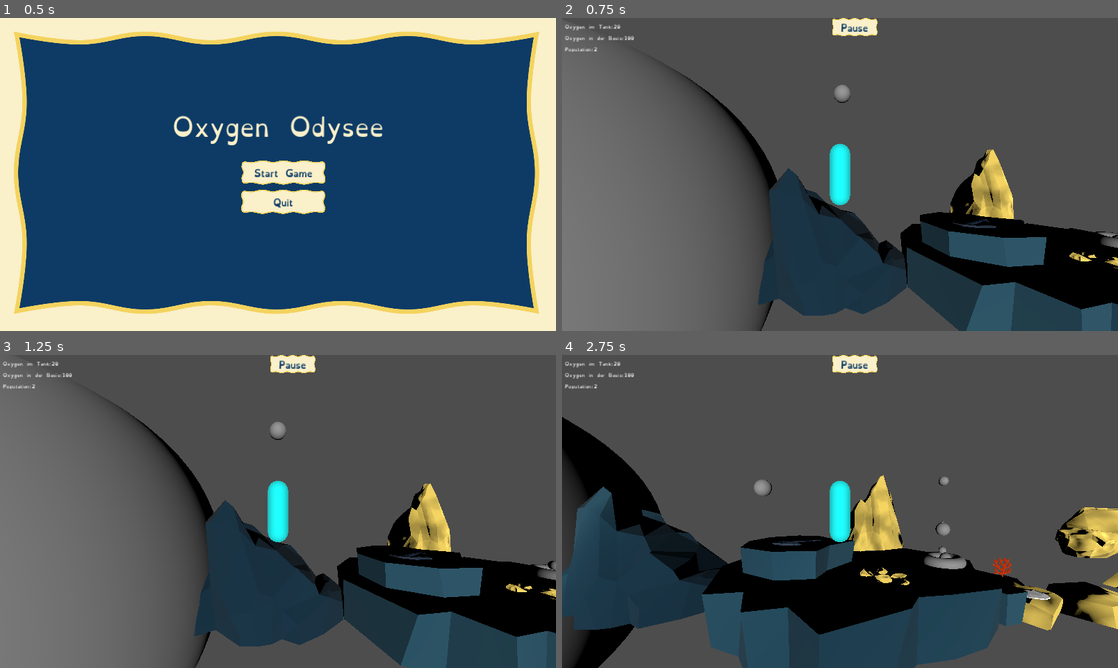
Above: before the commit, frames 1-4 (two rows, left to right).
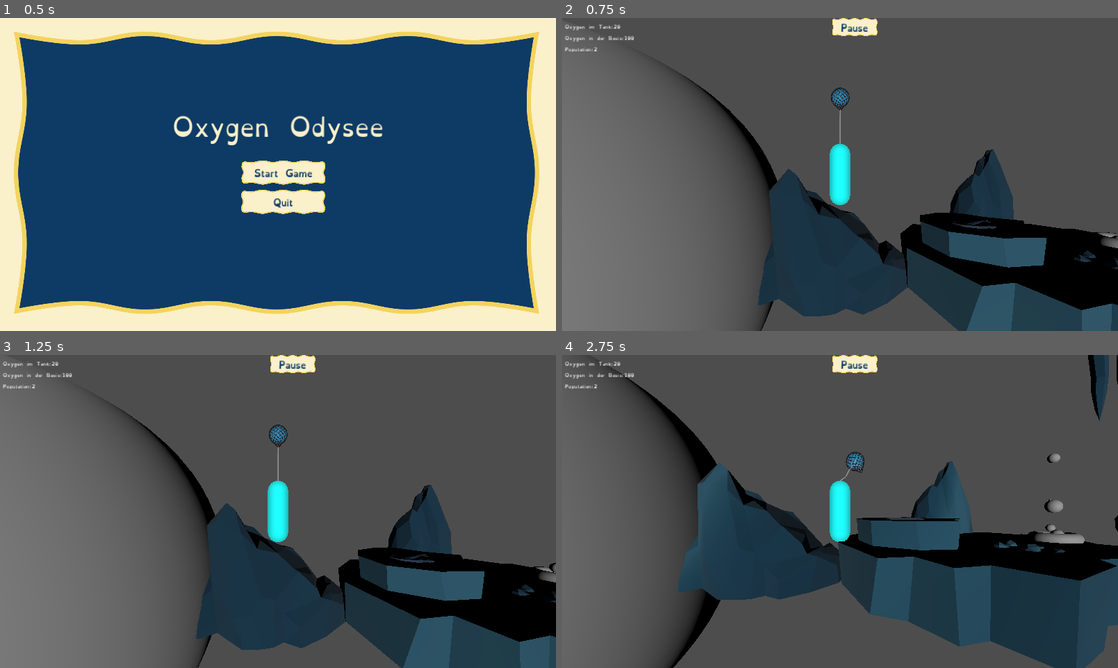
Above: after the commit, the same moments.

Repository: bastifpv/GGJ25
Game: Godot game, scene res://scenes/menu.tscn
Two runs of this game, one before a commit and one after it. Both use one fixed random seed, a clock stepped at 60 frames per second and the inputs below.
Inputs:
- Up to frame 1 (0.5 s): no input
- Up to frame 2 (0.75 s): click "Start Game" at 0.5 s
- Up to frame 3 (1.25 s): no input
- Up to frame 4 (2.75 s): hold D (right) 1.28-2.03 s; hold S (down) from 2.03 s (still down)

Frame 1 is identical in both runs. In frame 2, 2.3% of the frame differs, in the area x 20-100%, y 16-100%; in frame 3, 4.4%; in frame 4, 49%, in the area x 0-100%, y 0-100%.

Commit message:
Rope again, Rocks tomorrow

Diff:
--- a/scenes/gamePause.tscn
+++ b/scenes/gamePause.tscn
@@ -1,6 +1,6 @@
 [gd_scene load_steps=5 format=3 uid="uid://d0qpj6ojdbngd"]
 
-[ext_resource type="Script" path="res://scenes/pauseController.gd" id="1_81tvd"]
+[ext_resource type="Script" path="res://scripts/pauseController.gd" id="1_81tvd"]
 [ext_resource type="Texture2D" uid="uid://bmrw1lgx5mp1j" path="res://materials/png/pause_background.png" id="2_ul577"]
 [ext_resource type="Theme" uid="uid://boiyof61hkrhc" path="res://materials/theme/theme.tres" id="3_0xih4"]
 
--- a/scenes/prefabs/rocks/rock-sharp.tscn
+++ b/scenes/prefabs/rocks/rock-sharp.tscn
@@ -1,6 +1,6 @@
 [gd_scene load_steps=7 format=4 uid="uid://cco1mn7jqd3tt"]
 
-[ext_resource type="Material" uid="uid://dsiml7ngerpa3" path="res://materials/sandstone.tres" id="1_obyyd"]
+[ext_resource type="Material" uid="uid://csjfks646ksme" path="res://materials/caustic_rocks.tres" id="1_yp71p"]
 
 [sub_resource type="StandardMaterial3D" id="StandardMaterial3D_tkb36"]
 resource_name = "LOWPOLY-COLORS"
@@ -50,7 +50,7 @@
 transform = Transform3D(-4.37114e-08, 0, -1, 0, 1, 0, 1, 0, -4.37114e-08, 0, 0, 0)
 
 [node name="rock-sharp" type="MeshInstance3D" parent="."]
-material_override = ExtResource("1_obyyd")
+material_override = ExtResource("1_yp71p")
 mesh = SubResource("ArrayMesh_hwxa8")
 skeleton = NodePath("")
 
--- a/scenes/prefabs/rocks/rocks-small.tscn
+++ b/scenes/prefabs/rocks/rocks-small.tscn
@@ -1,6 +1,6 @@
 [gd_scene load_steps=5 format=4 uid="uid://cl7aov3gwfnso"]
 
-[ext_resource type="Material" uid="uid://dsiml7ngerpa3" path="res://materials/sandstone.tres" id="1_7tog8"]
+[ext_resource type="Material" uid="uid://csjfks646ksme" path="res://materials/caustic_rocks.tres" id="1_x8suc"]
 
 [sub_resource type="StandardMaterial3D" id="StandardMaterial3D_k1rs3"]
 resource_name = "LOWPOLY-COLORS"
@@ -43,6 +43,6 @@
 [node name="rocks-small" type="Node3D"]
 
 [node name="rocks-small" type="MeshInstance3D" parent="."]
-material_override = ExtResource("1_7tog8")
+material_override = ExtResource("1_x8suc")
 mesh = SubResource("ArrayMesh_cfhg2")
 skeleton = NodePath("")
--- a/scenes/prefabs/rocks/stalags.tscn
+++ b/scenes/prefabs/rocks/stalags.tscn
@@ -1,6 +1,6 @@
 [gd_scene load_steps=7 format=4 uid="uid://bgqk81xt23ewx"]
 
-[ext_resource type="Material" uid="uid://dsiml7ngerpa3" path="res://materials/sandstone.tres" id="1_7k0xs"]
+[ext_resource type="Material" uid="uid://csjfks646ksme" path="res://materials/caustic_rocks.tres" id="1_g5dp3"]
 
 [sub_resource type="StandardMaterial3D" id="StandardMaterial3D_0503c"]
 resource_name = "LOWPOLY-COLORS"
@@ -52,7 +52,7 @@
 [node name="stalags" type="StaticBody3D"]
 
 [node name="stalags" type="MeshInstance3D" parent="."]
-material_override = ExtResource("1_7k0xs")
+material_override = ExtResource("1_g5dp3")
 mesh = SubResource("ArrayMesh_hswo5")
 skeleton = NodePath("")
 
--- a/scenes/prefabs/rocks/stone-big-tall.tscn
+++ b/scenes/prefabs/rocks/stone-big-tall.tscn
@@ -1,11 +1,10 @@
 [gd_scene load_steps=8 format=4 uid="uid://0n2qiyv0r61"]
 
-[ext_resource type="Material" uid="uid://dsiml7ngerpa3" path="res://materials/sandstone.tres" id="1_dxmne"]
+[ext_resource type="Material" uid="uid://csjfks646ksme" path="res://materials/caustic_rocks.tres" id="1_lwutu"]
 
 [sub_resource type="StandardMaterial3D" id="StandardMaterial3D_huhyl"]
 resource_name = "LOWPOLY-COLORS"
 vertex_color_use_as_albedo = true
-albedo_color = Color(1, 1, 1, 1)
 emission_enabled = true
 
 [sub_resource type="ArrayMesh" id="ArrayMesh_2igpo"]
@@ -57,7 +56,7 @@
 transform = Transform3D(0.992546, 0, -0.121869, 0, 1, 0, 0.121869, 0, 0.992546, 0, 0, 0)
 
 [node name="stone-big-tall" type="MeshInstance3D" parent="."]
-material_override = ExtResource("1_dxmne")
+material_override = ExtResource("1_lwutu")
 mesh = SubResource("ArrayMesh_nblek")
 skeleton = NodePath("")
 
--- a/scenes/prefabs/rocks/stone-big.tscn
+++ b/scenes/prefabs/rocks/stone-big.tscn
@@ -1,11 +1,10 @@
 [gd_scene load_steps=6 format=4 uid="uid://by5uso73huqbn"]
 
-[ext_resource type="Material" uid="uid://dsiml7ngerpa3" path="res://materials/sandstone.tres" id="1_i7ki2"]
+[ext_resource type="Material" uid="uid://csjfks646ksme" path="res://materials/caustic_rocks.tres" id="1_3hm12"]
 
 [sub_resource type="StandardMaterial3D" id="StandardMaterial3D_g08x5"]
 resource_name = "LOWPOLY-COLORS"
 vertex_color_use_as_albedo = true
-albedo_color = Color(1, 1, 1, 1)
 emission_enabled = true
 
 [sub_resource type="ArrayMesh" id="ArrayMesh_yc01u"]
@@ -48,7 +47,7 @@
 [node name="stone-big" type="StaticBody3D"]
 
 [node name="stone-big" type="MeshInstance3D" parent="."]
-material_override = ExtResource("1_i7ki2")
+material_override = ExtResource("1_3hm12")
 mesh = SubResource("ArrayMesh_jlytd")
 skeleton = NodePath("")
 
--- a/scenes/prefabs/rocks/stone-diamond.tscn
+++ b/scenes/prefabs/rocks/stone-diamond.tscn
@@ -1,6 +1,6 @@
 [gd_scene load_steps=6 format=4 uid="uid://cn7axt50y73oj"]
 
-[ext_resource type="Material" uid="uid://dsiml7ngerpa3" path="res://materials/sandstone.tres" id="1_wvkip"]
+[ext_resource type="Material" uid="uid://csjfks646ksme" path="res://materials/caustic_rocks.tres" id="1_wyrfk"]
 
 [sub_resource type="StandardMaterial3D" id="StandardMaterial3D_w8adq"]
 resource_name = "LOWPOLY-COLORS"
@@ -48,7 +48,7 @@
 [node name="stone-diamond" type="StaticBody3D"]
 
 [node name="stone-diamond" type="MeshInstance3D" parent="."]
-material_override = ExtResource("1_wvkip")
+material_override = ExtResource("1_wyrfk")
 mesh = SubResource("ArrayMesh_kgtlo")
 skeleton = NodePath("")
 
--- a/scenes/prefabs/rocks/stone-flat.tscn
+++ b/scenes/prefabs/rocks/stone-flat.tscn
@@ -1,6 +1,6 @@
 [gd_scene load_steps=6 format=4 uid="uid://c4b3xfea66s5p"]
 
-[ext_resource type="Material" uid="uid://dsiml7ngerpa3" path="res://materials/sandstone.tres" id="1_h2ag0"]
+[ext_resource type="Material" uid="uid://csjfks646ksme" path="res://materials/caustic_rocks.tres" id="1_c0j4a"]
 
 [sub_resource type="StandardMaterial3D" id="StandardMaterial3D_gnyq1"]
 resource_name = "LOWPOLY-COLORS"
@@ -48,7 +48,7 @@
 [node name="stone-flat" type="StaticBody3D"]
 
 [node name="stone-flat" type="MeshInstance3D" parent="."]
-material_override = ExtResource("1_h2ag0")
+material_override = ExtResource("1_c0j4a")
 mesh = SubResource("ArrayMesh_exuhm")
 skeleton = NodePath("")
 
--- a/scenes/prefabs/rocks/stone-large.tscn
+++ b/scenes/prefabs/rocks/stone-large.tscn
@@ -1,11 +1,10 @@
 [gd_scene load_steps=7 format=4 uid="uid://c84qhjblumy7e"]
 
-[ext_resource type="Material" uid="uid://dsiml7ngerpa3" path="res://materials/sandstone.tres" id="1_6u5kd"]
+[ext_resource type="Material" uid="uid://csjfks646ksme" path="res://materials/caustic_rocks.tres" id="1_oyoj1"]
 
 [sub_resource type="StandardMaterial3D" id="StandardMaterial3D_wc61t"]
 resource_name = "LOWPOLY-COLORS"
 vertex_color_use_as_albedo = true
-albedo_color = Color(1, 1, 1, 1)
 emission_enabled = true
 
 [sub_resource type="ArrayMesh" id="ArrayMesh_bm5ub"]
@@ -51,7 +50,7 @@
 [node name="stone-large" type="StaticBody3D"]
 
 [node name="stone-large" type="MeshInstance3D" parent="."]
-material_override = ExtResource("1_6u5kd")
+material_override = ExtResource("1_oyoj1")
 mesh = SubResource("ArrayMesh_qouom")
 skeleton = NodePath("")
 
--- a/scenes/prefabs/rocks/stone-oval.tscn
+++ b/scenes/prefabs/rocks/stone-oval.tscn
@@ -1,6 +1,6 @@
 [gd_scene load_steps=6 format=4 uid="uid://dolr0epvciw3e"]
 
-[ext_resource type="Material" uid="uid://dsiml7ngerpa3" path="res://materials/sandstone.tres" id="1_gohxd"]
+[ext_resource type="Material" uid="uid://csjfks646ksme" path="res://materials/caustic_rocks.tres" id="1_a74hh"]
 
 [sub_resource type="StandardMaterial3D" id="StandardMaterial3D_sdvg4"]
 resource_name = "LOWPOLY-COLORS"
@@ -49,7 +49,7 @@
 [node name="stone-oval" type="StaticBody3D"]
 
 [node name="stone-oval" type="MeshInstance3D" parent="."]
-material_override = ExtResource("1_gohxd")
+material_override = ExtResource("1_a74hh")
 mesh = SubResource("ArrayMesh_bgb8b")
 skeleton = NodePath("")
 
--- a/scenes/prefabs/rocks/stone-pointy.tscn
+++ b/scenes/prefabs/rocks/stone-pointy.tscn
@@ -1,6 +1,6 @@
 [gd_scene load_steps=7 format=4 uid="uid://cjym50lv6r43"]
 
-[ext_resource type="Material" uid="uid://dsiml7ngerpa3" path="res://materials/sandstone.tres" id="1_uk4je"]
+[ext_resource type="Material" uid="uid://csjfks646ksme" path="res://materials/caustic_rocks.tres" id="1_qls8m"]
 
 [sub_resource type="StandardMaterial3D" id="StandardMaterial3D_aoo46"]
 resource_name = "LOWPOLY-COLORS"
@@ -50,7 +50,7 @@
 transform = Transform3D(0.737277, 0, 0.67559, 0, 1, 0, -0.67559, 0, 0.737277, 0, 0, 0)
 
 [node name="stone-pointy" type="MeshInstance3D" parent="."]
-material_override = ExtResource("1_uk4je")
+material_override = ExtResource("1_qls8m")
 mesh = SubResource("ArrayMesh_ynk7v")
 skeleton = NodePath("")
 
--- a/scenes/prefabs/rocks/stone-round.tscn
+++ b/scenes/prefabs/rocks/stone-round.tscn
@@ -1,6 +1,6 @@
 [gd_scene load_steps=7 format=4 uid="uid://dvgumaasg8gcp"]
 
-[ext_resource type="Material" uid="uid://dsiml7ngerpa3" path="res://materials/sandstone.tres" id="1_qcqi7"]
+[ext_resource type="Material" uid="uid://csjfks646ksme" path="res://materials/caustic_rocks.tres" id="1_itjfa"]
 
 [sub_resource type="StandardMaterial3D" id="StandardMaterial3D_jh7w3"]
 resource_name = "LOWPOLY-COLORS"
@@ -52,7 +52,7 @@
 transform = Transform3D(-4.37114e-08, 0, 1, 0, 1, 0, -1, 0, -4.37114e-08, 0, 0, 0)
 
 [node name="stone-round" type="MeshInstance3D" parent="."]
-material_override = ExtResource("1_qcqi7")
+material_override = ExtResource("1_itjfa")
 mesh = SubResource("ArrayMesh_mgxpl")
 skeleton = NodePath("")
 
--- a/scenes/prefabs/rocks/stone-small-flat.tscn
+++ b/scenes/prefabs/rocks/stone-small-flat.tscn
@@ -1,11 +1,10 @@
 [gd_scene load_steps=6 format=4 uid="uid://7sgj0imdaniu"]
 
-[ext_resource type="Material" uid="uid://dsiml7ngerpa3" path="res://materials/sandstone.tres" id="1_tl65c"]
+[ext_resource type="Material" uid="uid://csjfks646ksme" path="res://materials/caustic_rocks.tres" id="1_tmv7b"]
 
 [sub_resource type="StandardMaterial3D" id="StandardMaterial3D_yets6"]
 resource_name = "LOWPOLY-COLORS"
 vertex_color_use_as_albedo = true
-albedo_color = Color(1, 1, 1, 1)
 emission_enabled = true
 
 [sub_resource type="ArrayMesh" id="ArrayMesh_5k4qg"]
@@ -48,7 +47,7 @@
 [node name="stone-small-flat" type="StaticBody3D"]
 
 [node name="stone-small-flat" type="MeshInstance3D" parent="."]
-material_override = ExtResource("1_tl65c")
+material_override = ExtResource("1_tmv7b")
 mesh = SubResource("ArrayMesh_j7yu8")
 skeleton = NodePath("")
 
--- a/scenes/prefabs/rocks/stone-snow.tscn
+++ b/scenes/prefabs/rocks/stone-snow.tscn
@@ -1,6 +1,6 @@
 [gd_scene load_steps=6 format=4 uid="uid://bhwitj105m4m3"]
 
-[ext_resource type="Material" uid="uid://dsiml7ngerpa3" path="res://materials/sandstone.tres" id="1_chy60"]
+[ext_resource type="Material" uid="uid://csjfks646ksme" path="res://materials/caustic_rocks.tres" id="1_xqng1"]
 
 [sub_resource type="StandardMaterial3D" id="StandardMaterial3D_djtva"]
 resource_name = "LOWPOLY-COLORS"
@@ -46,7 +46,7 @@
 [node name="stone-snow" type="StaticBody3D"]
 
 [node name="stone-snow" type="MeshInstance3D" parent="."]
-material_override = ExtResource("1_chy60")
+material_override = ExtResource("1_xqng1")
 mesh = SubResource("ArrayMesh_7lgpn")
 skeleton = NodePath("")
 
--- a/scenes/startscene.tscn
+++ b/scenes/startscene.tscn
@@ -25,9 +25,23 @@
 [ext_resource type="PackedScene" uid="uid://cjym50lv6r43" path="res://scenes/prefabs/rocks/stone-pointy.tscn" id="20_k8v28"]
 [ext_resource type="PackedScene" uid="uid://7sgj0imdaniu" path="res://scenes/prefabs/rocks/stone-small-flat.tscn" id="22_5v8x0"]
 [ext_resource type="PackedScene" uid="uid://bhwitj105m4m3" path="res://scenes/prefabs/rocks/stone-snow.tscn" id="23_f2f4m"]
-[ext_resource type="Script" path="res://scripts/pauseController.gd" id="27_f36qv"]
+[ext_resource type="PackedScene" uid="uid://d18tw4xa47hrc" path="res://scenes/baloon.tscn" id="26_2i0iw"]
+[ext_resource type="PackedScene" uid="uid://0rudqscbrs5u" path="res://scenes/rope.tscn" id="27_nspu1"]
 [ext_resource type="PackedScene" uid="uid://dvgumaasg8gcp" path="res://scenes/prefabs/rocks/stone-round.tscn" id="27_s7028"]
 [ext_resource type="Theme" uid="uid://boiyof61hkrhc" path="res://materials/theme/theme.tres" id="27_ww8tf"]
+[ext_resource type="Script" path="res://scripts/rope.gd" id="28_ccwwl"]
+
+[sub_resource type="TorusMesh" id="TorusMesh_8pnex"]
+inner_radius = 0.252
+outer_radius = 0.579
+
+[sub_resource type="PhysicsMaterial" id="PhysicsMaterial_0n1vw"]
+
+[sub_resource type="SphereShape3D" id="SphereShape3D_at1xs"]
+
+[sub_resource type="SphereMesh" id="SphereMesh_tlxp3"]
+
+[sub_resource type="SphereShape3D" id="SphereShape3D_qb4oj"]
 
 [sub_resource type="CapsuleShape3D" id="CapsuleShape3D_vv0bg"]
 radius = 0.3
@@ -37,65 +51,7 @@
 radius = 0.3
 height = 1.8
 
-[sub_resource type="SphereShape3D" id="SphereShape3D_qb4oj"]
-
-[sub_resource type="SphereMesh" id="SphereMesh_firs7"]
-
-[sub_resource type="TorusMesh" id="TorusMesh_8pnex"]
-inner_radius = 0.252
-outer_radius = 0.579
-
-[sub_resource type="PhysicsMaterial" id="PhysicsMaterial_0n1vw"]
-
-[sub_resource type="SphereShape3D" id="SphereShape3D_at1xs"]
-
-[sub_resource type="SphereMesh" id="SphereMesh_tlxp3"]
-
 [node name="Node3D" type="Node3D"]
-
-[node name="HingeJoint3D" type="HingeJoint3D" parent="."]
-transform = Transform3D(1, 0, 0, 0, 1, 0, 0, 0, 1, 2.26098, 2.16515, 0)
-node_a = NodePath("../Player")
-node_b = NodePath("../Balloon")
-
-[node name="Player" type="RigidBody3D" parent="."]
-transform = Transform3D(1, 0, 0, 0, 1, 0, 0, 0, 1, 2.26098, 2.16515, 0)
-axis_lock_linear_z = true
-axis_lock_angular_x = true
-axis_lock_angular_y = true
-axis_lock_angular_z = true
-gravity_scale = 0.8
-contact_monitor = true
-max_contacts_reported = 1
-linear_damp = 2.0
-script = ExtResource("1_5xwa5")
-
-[node name="CollisionShape3D" type="CollisionShape3D" parent="Player"]
-shape = SubResource("CapsuleShape3D_vv0bg")
-
-[node name="Camera3D" type="Camera3D" parent="Player"]
-transform = Transform3D(1, 0, 0, 0, 1, 0, 0, 0, 1, 0, 0, 6)
-
-[node name="Player" type="MeshInstance3D" parent="Player"]
-material_override = ExtResource("2_sroli")
-mesh = SubResource("CapsuleMesh_ba1tw")
-skeleton = NodePath("../..")
-
-[node name="DirectionalLight3D" type="DirectionalLight3D" parent="Player"]
-transform = Transform3D(1, 0, 0, 0, 1, 0, 0, 0, 1, 0, 0, 8.28448)
-
-[node name="Balloon" type="RigidBody3D" parent="."]
-transform = Transform3D(1, 0, 0, 0, 1, 0, 0, 0, 1, 2.32796, 4.53247, 0)
-gravity_scale = -1.0
-contact_monitor = true
-max_contacts_reported = 1
-script = ExtResource("3_m8vul")
-
-[node name="CollisionShape3D" type="CollisionShape3D" parent="Balloon"]
-shape = SubResource("SphereShape3D_qb4oj")
-
-[node name="MeshInstance3D" type="MeshInstance3D" parent="Balloon"]
-mesh = SubResource("SphereMesh_firs7")
 
 [node name="Boden" type="Node3D" parent="."]
 
@@ -155,7 +111,7 @@
 transform = Transform3D(1, 0, 0, 0, 1, 0, 0, 0, 1, 15.2653, -1.51999, 0)
 
 [node name="stone-oval" parent="Boden" instance=ExtResource("18_ey5yx")]
-transform = Transform3D(1, 0, 0, 0, 1, 0, 0, 0, 1, 13.0524, 0, 2.9004)
+transform = Transform3D(1, 0, 0, 0, 1, 0, 0, 0, 1, 11.022, 0, 2.9004)
 
 [node name="stone-large" parent="Boden" instance=ExtResource("18_vqdin")]
 transform = Transform3D(1, 0, 0, 0, 1, 0, 0, 0, 1, 21.9576, 0, 0)
@@ -185,6 +141,17 @@
 
 [node name="stone-snow" parent="Boden" instance=ExtResource("23_f2f4m")]
 transform = Transform3D(1, 0, 0, 0, 1, 0, 0, 0, 1, 16.2588, 0.0289946, -1.28425)
+
+[node name="Decke" type="Node3D" parent="."]
+
+[node name="stalags" parent="Decke" instance=ExtResource("16_7558u")]
+transform = Transform3D(0.987683, 2.36262e-08, 0.156469, 0, -1, 1.50996e-07, 0.156469, -1.49136e-07, -0.987683, 12.6839, 6.57825, 0)
+
+[node name="stalags2" parent="Decke" instance=ExtResource("16_7558u")]
+transform = Transform3D(0.853405, -7.87063e-08, -0.521248, 0, -1, 1.50996e-07, -0.521248, -1.28861e-07, -0.853405, 14.4753, 6.33466, 0)
+
+[node name="stalags3" parent="Decke" instance=ExtResource("16_7558u")]
+transform = Transform3D(0.855545, -7.81748e-08, -0.517728, 0, -1, 1.50996e-07, -0.517728, -1.29184e-07, -0.855545, 16.2879, 6.46867, 0)
 
 [node name="Dome" type="StaticBody3D" parent="."]
 transform = Transform3D(1, 0, 0, 0, 1, 0, 0, 0, 1, -5.53629, 0, 0)
@@ -261,7 +228,6 @@
 process_mode = 3
 visible = false
 layout_mode = 1
-script = ExtResource("27_f36qv")
 
 [node name="PauseBtn" type="Button" parent="Control"]
 layout_mode = 1
@@ -275,10 +241,57 @@
 theme = ExtResource("27_ww8tf")
 text = "Pause"
 
-[connection signal="body_entered" from="Player" to="Player" method="_on_body_entered"]
-[connection signal="body_entered" from="Balloon" to="Balloon" method="_on_body_entered"]
+[node name="PlayerRig" type="Node3D" parent="."]
+
+[node name="Balloon" type="RigidBody3D" parent="PlayerRig"]
+transform = Transform3D(1, 0, 0, 0, 1, 0, 0, 0, 1, 2.26576, 4.04479, 0)
+gravity_scale = -1.0
+contact_monitor = true
+max_contacts_reported = 1
+script = ExtResource("3_m8vul")
+
+[node name="CollisionShape3D" type="CollisionShape3D" parent="PlayerRig/Balloon"]
+transform = Transform3D(1, 0, 0, 0, 1, 0, 0, 0, 1, 0, 0.759396, 0)
+shape = SubResource("SphereShape3D_qb4oj")
+
+[node name="baloon" parent="PlayerRig/Balloon" instance=ExtResource("26_2i0iw")]
+
+[node name="Rope" parent="PlayerRig" node_paths=PackedStringArray("top_point", "bottom_point") instance=ExtResource("27_nspu1")]
+transform = Transform3D(1, 0, 0, 0, 1, 0, 0, 0, 1, 2.26525, 3.06625, 0)
+script = ExtResource("28_ccwwl")
+top_point = NodePath("../Balloon")
+bottom_point = NodePath("../Player")
+
+[node name="Player" type="RigidBody3D" parent="PlayerRig"]
+transform = Transform3D(1, 0, 0, 0, 1, 0, 0, 0, 1, 2.26098, 2.16515, 0)
+axis_lock_linear_z = true
+axis_lock_angular_x = true
+axis_lock_angular_y = true
+axis_lock_angular_z = true
+gravity_scale = 0.8
+contact_monitor = true
+max_contacts_reported = 1
+linear_damp = 2.0
+script = ExtResource("1_5xwa5")
+
+[node name="CollisionShape3D" type="CollisionShape3D" parent="PlayerRig/Player"]
+shape = SubResource("CapsuleShape3D_vv0bg")
+
+[node name="Camera3D" type="Camera3D" parent="PlayerRig/Player"]
+transform = Transform3D(1, 0, 0, 0, 1, 0, 0, 0, 1, 0, 0, 6)
+
+[node name="Player" type="MeshInstance3D" parent="PlayerRig/Player"]
+material_override = ExtResource("2_sroli")
+mesh = SubResource("CapsuleMesh_ba1tw")
+skeleton = NodePath("../../..")
+
+[node name="DirectionalLight3D" type="DirectionalLight3D" parent="PlayerRig/Player"]
+transform = Transform3D(1, 0, 0, 0, 1, 0, 0, 0, 1, 0, 0, 8.28448)
+
 [connection signal="oxygenBaseChange" from="Control/MarginContainer" to="Control" method="recieveOxygenBase"]
 [connection signal="oxygenTankChange" from="Control/MarginContainer" to="Control" method="recieveOxygenTank"]
 [connection signal="populationChange" from="Control/MarginContainer" to="Control" method="recievePopulation"]
 [connection signal="end_pause" from="Control/Pause" to="Control" method="_on_pause_end_pause"]
 [connection signal="pressed" from="Control/PauseBtn" to="Control" method="_on_pause_btn_pressed"]
+[connection signal="body_entered" from="PlayerRig/Balloon" to="PlayerRig/Balloon" method="_on_body_entered"]
+[connection signal="body_entered" from="PlayerRig/Player" to="PlayerRig/Player" method="_on_body_entered"]
--- a/scripts/balloon.gd
+++ b/scripts/balloon.gd
@@ -6,7 +6,7 @@
 func update_size():
 	gravity_scale = -1 * size
 	$CollisionShape3D.scale = Vector3.ONE * size
-	$MeshInstance3D.scale = Vector3.ONE * size
+	$baloon.scale = Vector3.ONE * size
 
 # Called when the node enters the scene tree for the first time.
 func _ready() -> void:
Not shown: 1 places in scenes/startscene.tscn that only renumber resources
